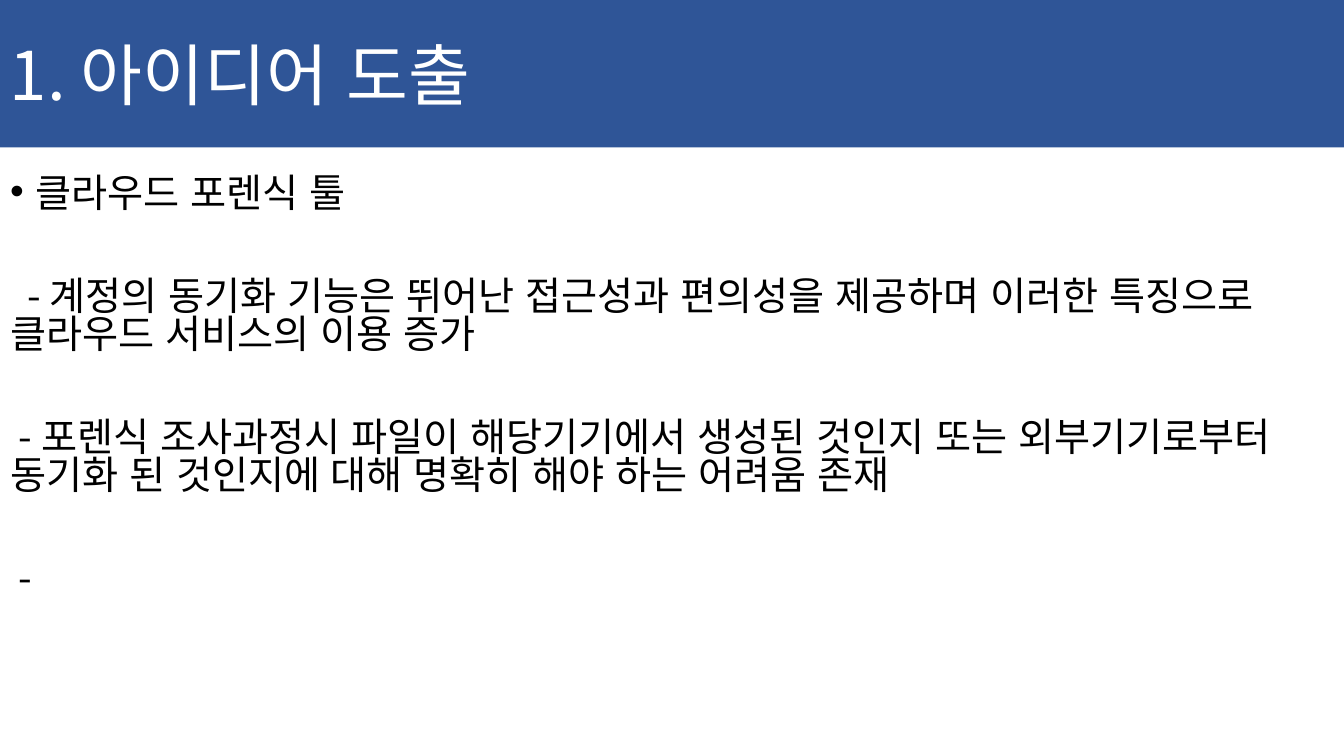
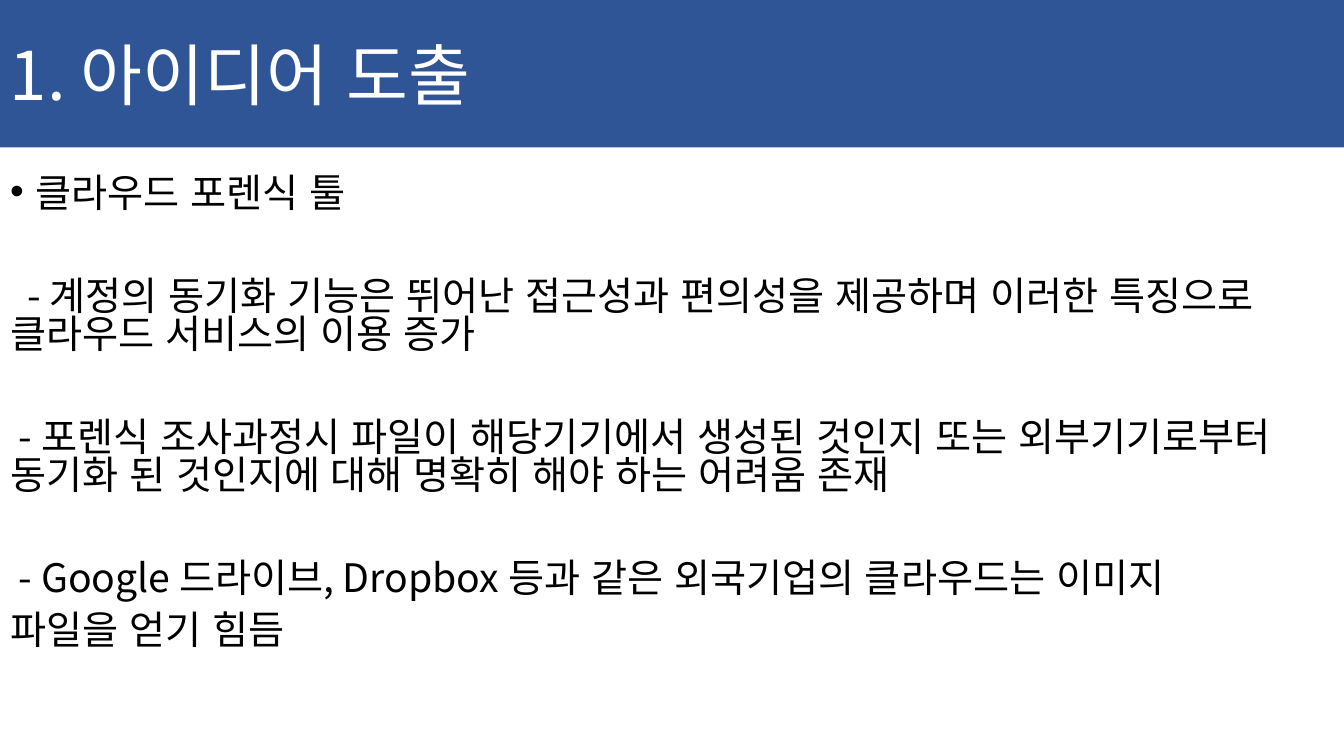
Before and after one commit to ChaeSung-Lee/DJ_InternShip, a slide deck: slide 9 of 2021_Summer/jp.hong/Project_BnD_jph.pptx. Drawn at 1344x756 pixels with LibreOffice and Linux fonts; fonts in the diff are those of the drawing. Boxes give left, top, right and bottom in pixels: in the first picture for what was removed or moved away, otherwise in the second. Text is boxed around its words. In the diff, an @@ line names an element or a change of style, - is before the commit and + after.

```diff
--- a/2021_Summer/jp.hong/Project_BnD_jph.pptx
+++ b/2021_Summer/jp.hong/Project_BnD_jph.pptx
@@ text at <box>10,559,1164,647</box>: text changed @@
--
+- Google 드라이브, Dropbox 등과 같은 외국기업의 클라우드는 이미지
+파일을 얻기 힘듬
```
Also in this commit, not shown: 2 other slides changed.
